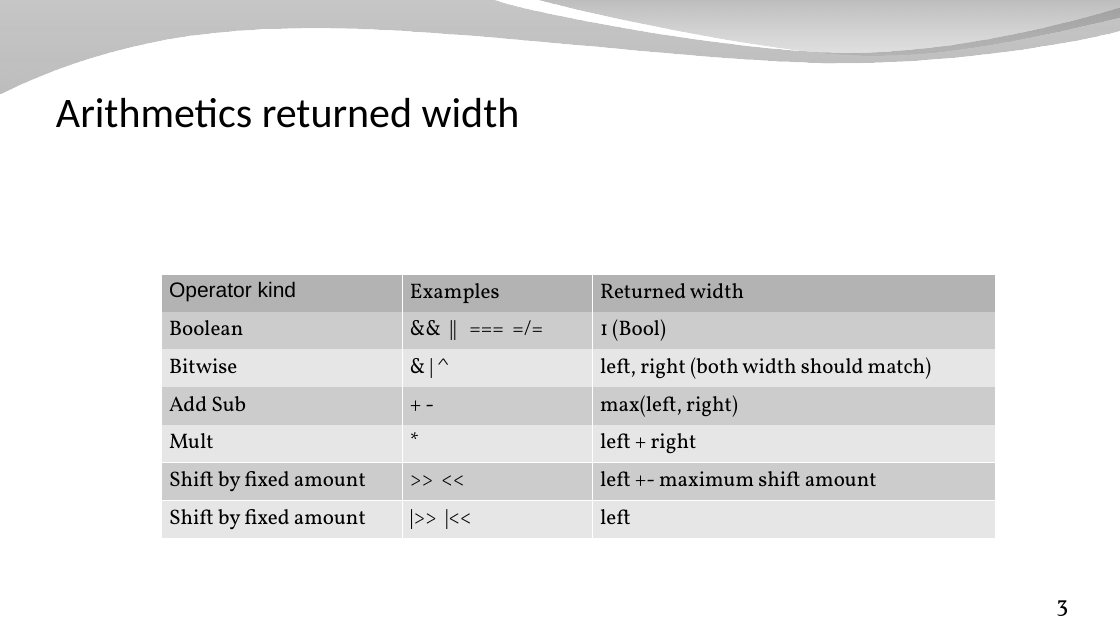
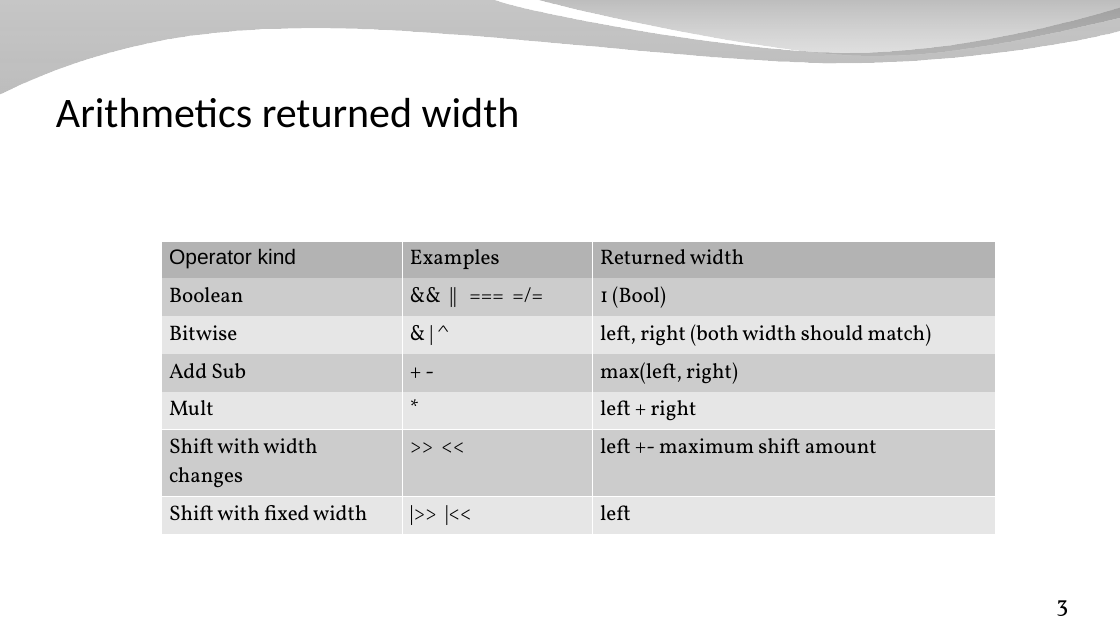
Before and after one commit to SpinalHDL/SpinalDoc, a slide deck: slide 3 of presentation/en/workshop/equivalence.odp. Drawn at 1120x630 pixels with LibreOffice and Linux fonts; fonts in the diff are those of the drawing; background and template pictures are left out. Boxes give left, top, right and bottom in pixels: in the first picture for what was removed or moved away, otherwise in the second. Text is boxed around its words. In the diff, an @@ line names an element or a change of style, - is before the commit and + after.

```diff
--- a/presentation/en/workshop/equivalence.odp
+++ b/presentation/en/workshop/equivalence.odp
@@ table at <box>160,241,995,524</box> @@
-row 6, column 1: Shift by fixed amount
+row 6, column 1: Shift with width changes
-row 7, column 1: Shift by fixed amount
+row 7, column 1: Shift with fixed width
@@ table: place and size @@
-table at <box>160,274,995,534</box>
+table at <box>160,241,995,524</box>
```
Also in this commit, not shown: 5 other slides changed, 4 slides added, 3 other files.
